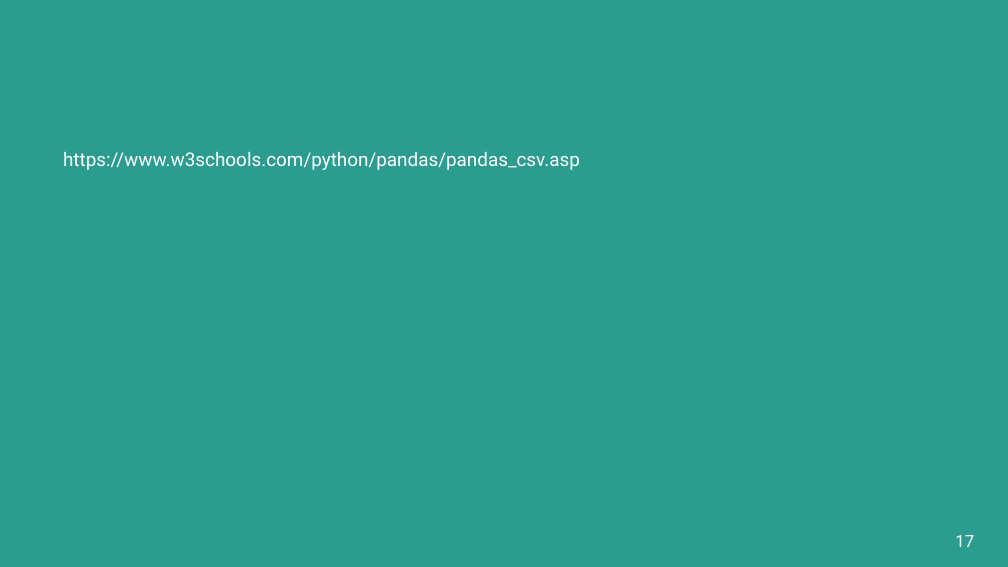
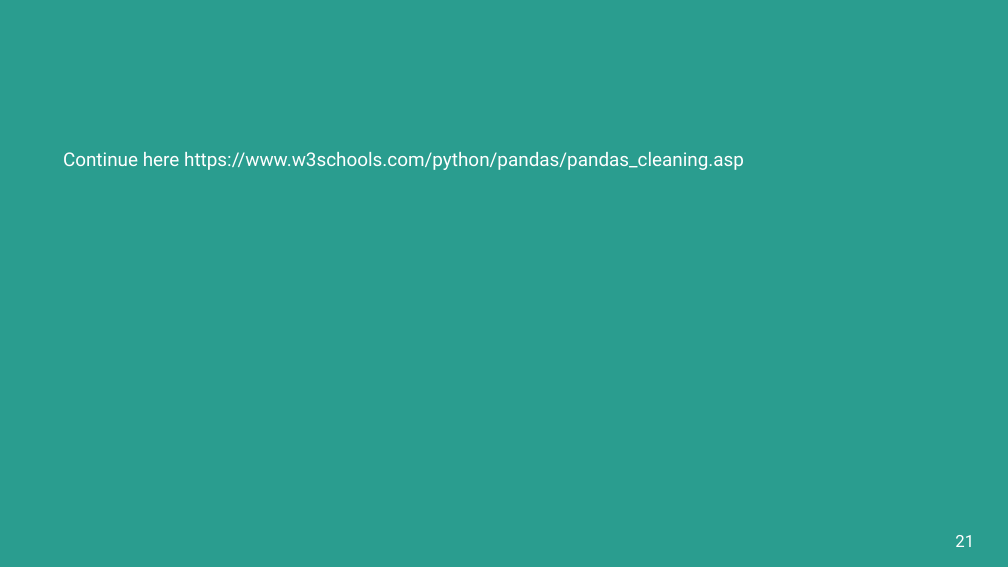
Before and after one commit to alishhde/PandasTutorial, a slide deck: slide 21 of Pandas Tutorials.pptx (slide 17 before the commit). Drawn at 1008x567 pixels with LibreOffice and Linux fonts; fonts in the diff are those of the drawing; background and template pictures are left out. Boxes give left, top, right and bottom in pixels: in the first picture for what was removed or moved away, otherwise in the second. Text is boxed around its words. In the diff, an @@ line names an element or a change of style, - is before the commit and + after.

```diff
--- a/Pandas Tutorials.pptx
+++ b/Pandas Tutorials.pptx
@@ text at (63,152,744,170): text changed @@
-https://www.w3schools.com/python/pandas/pandas_csv.asp
+Continue here https://www.w3schools.com/python/pandas/pandas_cleaning.asp
@@ page number at (955,535,974,547): text changed @@
-17
+21
```
Also in this commit, not shown: 2 other slides changed, 4 slides added, 33 slides removed, 4 other files.
